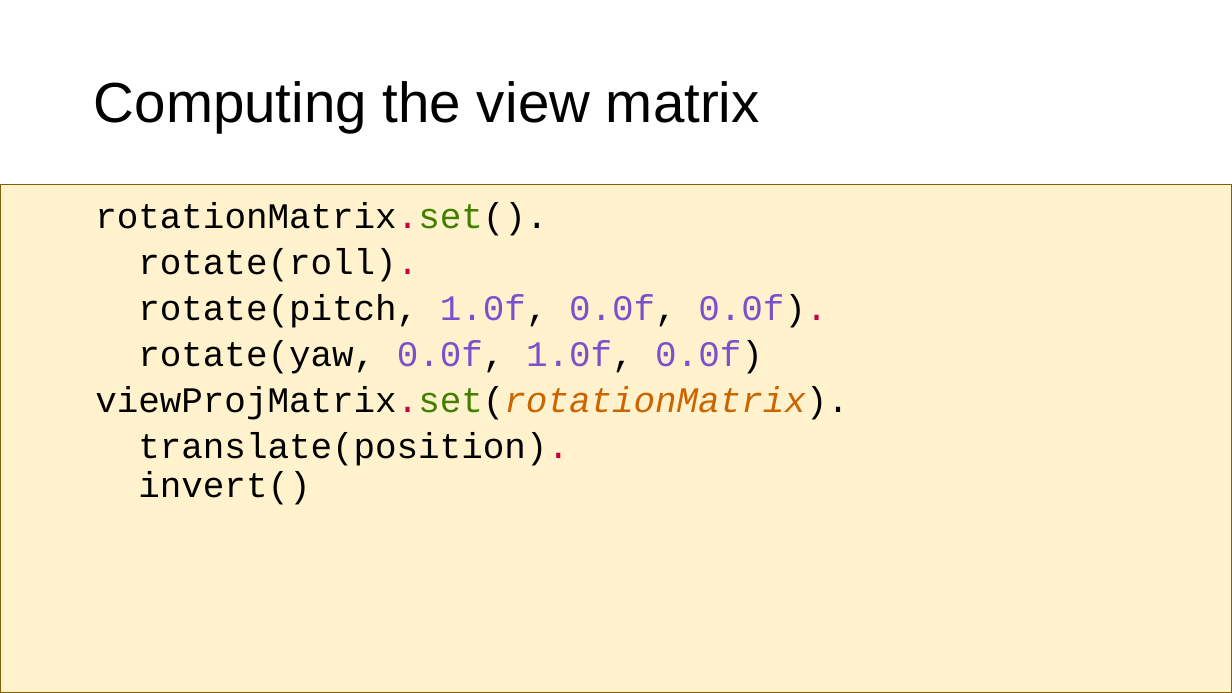
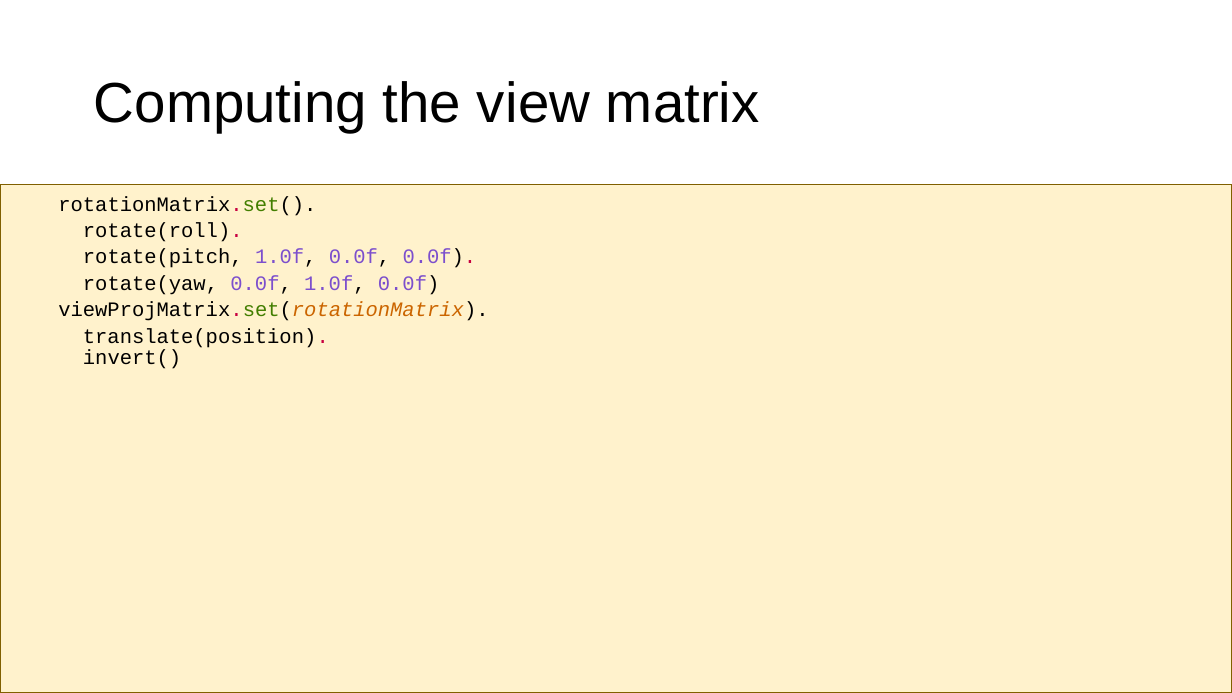
Before and after one commit to szecsi/kogfactory, a slide deck: slide 41 of projects/kog.040.020-camera/aitcg320 - Camera 3D.pptx (slide 42 before the commit). Drawn at 1232x693 pixels with LibreOffice and Linux fonts; fonts in the diff are those of the drawing. Boxes give left, top, right and bottom in pixels: in the first picture for what was removed or moved away, otherwise in the second. Text is boxed around its words. In the diff, an @@ line names an element or a change of style, - is before the commit and + after.

```diff
--- a/projects/kog.040.020-camera/aitcg320 - Camera 3D.pptx
+++ b/projects/kog.040.020-camera/aitcg320 - Camera 3D.pptx
@@ text "rotationMatrix.set()." at (x1=0, y1=185, x2=1232, y2=693): size 28 to 16 pt @@
```
Also in this commit, not shown: 1 slide removed, 5 other files.
